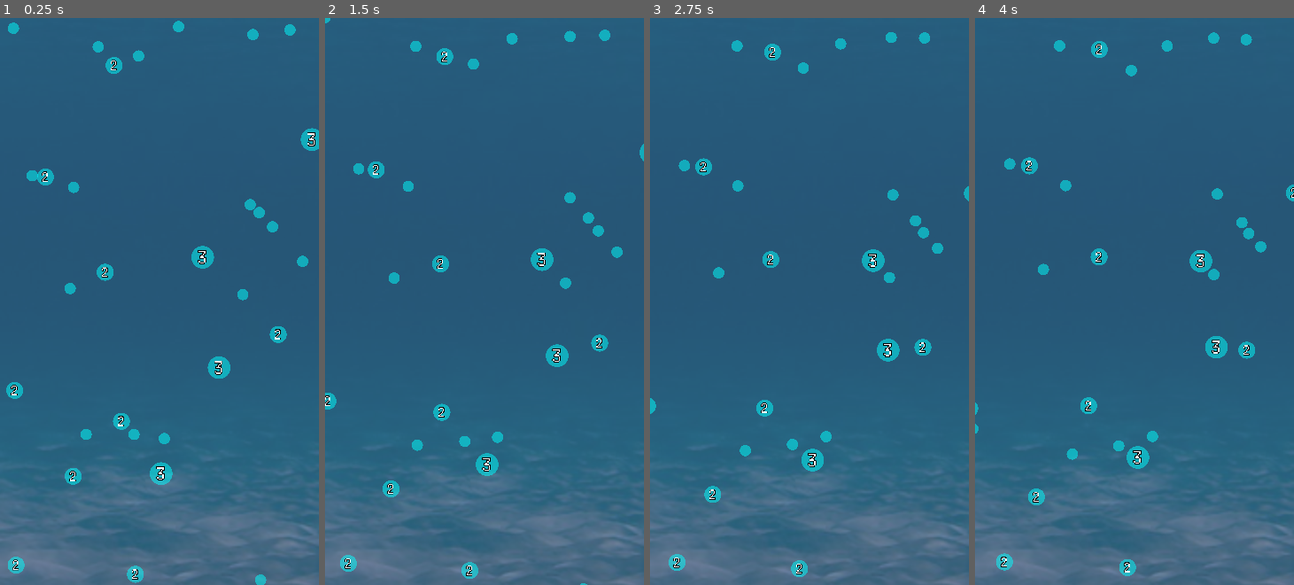
Above: before the commit, frames 1-4 (left to right).
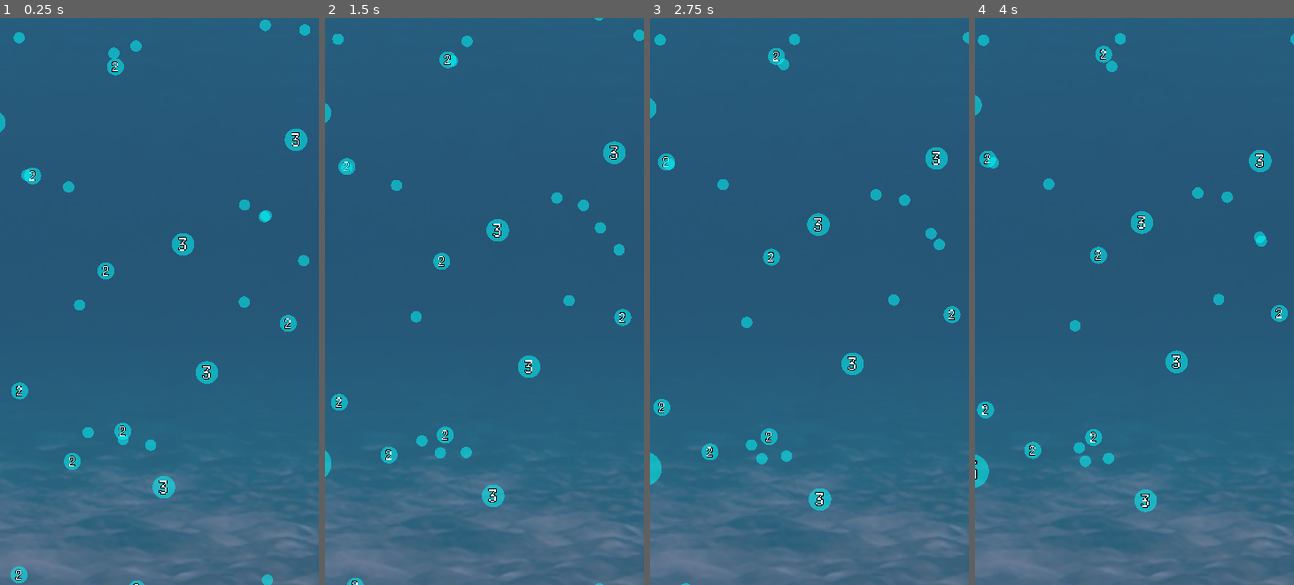
Above: after the commit, the same moments.

Repository: kamikoloss/sharking
Game: Godot game, scene res://scenes/server.tscn
Same seed, same stepped clock (60 frames per second), same inputs: the game is played once before the commit and once after it. This scene is started directly instead of the project's main scene.
Inputs:
- Up to frame 1 (0.25 s): no input
- Up to frame 2 (1.5 s): no input
- Up to frame 3 (2.75 s): no input
- Up to frame 4 (4 s): no input

The runs differ from the first frame. In frame 1, 4.4% of the frame differs, in the area x 0-100%, y 0-100%; in frame 2, 4.9%; in frame 3, 5.0%; in frame 4, 5.1%, in the area x 0-100%, y 2-99%.

Commit message:
通信 (wip)

Diff:
--- a/scenes/hero.tscn
+++ b/scenes/hero.tscn
@@ -12,10 +12,11 @@
 [sub_resource type="CircleShape2D" id="CircleShape2D_lxfer"]
 radius = 40.0
 
-[node name="Hero" type="Area2D" node_paths=PackedStringArray("_camera", "_sprite", "_exp_label", "_health_label", "_health_bar", "_arrow", "_arrow_square", "_arrow_square_ct", "_arrow_square_bg")]
+[node name="Hero" type="Area2D" node_paths=PackedStringArray("_camera", "_sprite", "_control", "_exp_label", "_health_label", "_health_bar", "_arrow", "_arrow_square", "_arrow_square_ct", "_arrow_square_bg")]
 script = ExtResource("1_ifnkb")
 _camera = NodePath("Camera2D")
 _sprite = NodePath("Sprite2D")
+_control = NodePath("Control")
 _exp_label = NodePath("Control/Exp")
 _health_label = NodePath("Control/Health")
 _health_bar = NodePath("Control/HealthBar")
--- a/scripts/client.gd
+++ b/scripts/client.gd
@@ -93,7 +93,7 @@
 			pass
 		# 他プレイヤーが切断したとき
 		Message.MessageType.OTHER_PLAYER_DISCONNECTED:
-			_level.despawn_hero(message["pid"])
+			_level.despawn_hero(message["pid"]) # 死んだときと同じ
 		# Hero が生成されたとき
 		Message.MessageType.HERO_SPAWNED:
 			_level.spawn_hero(message["pid"])
@@ -101,22 +101,22 @@
 		# Hero が移動開始したとき
 		Message.MessageType.HERO_MOVE_STARTED:
 			_level.update_hero(message["pid"], message["exp"], message["hlt"], message["pos"])
-			var other_hero = _level.heros_on_level[message["pid"]]
-			other_hero.charge = message["chr"]
-			other_hero.move(message["dest"], 0.5, message["dur"])
+			_level.move_hero(message["pid"], message["chr"], message["dest"], message["dur"])
 		# Hero が移動終了したとき
 		Message.MessageType.HERO_MOVE_STOPPED:
 			_level.update_hero(message["pid"], message["exp"], message["hlt"], message["pos"])
-		# Hero がダメージを受けたとき (死んだときも含む)
+			for exp_id in message["expids"]:
+				_level.despawn_exp(exp_id)
+		# Hero がダメージを受けたとき
 		Message.MessageType.HERO_DAMAGED:
-			pass
+			_level.update_hero(message["pid"], message["exp"], message["hlt"], message["pos"])
+		# Hero が死んだとき
+		Message.MessageType.HERO_DIED:
+			_level.despawn_hero(message["pid"])
 		# EXP が生成されたとき
 		Message.MessageType.EXP_SPAWNED:
 			for exp in message["exps"]:
 				_level.spawn_exp(exp["id"], exp["pt"], exp["pos"])
-		# EXP が破壊されたとき
-		Message.MessageType.EXP_DESPAWNED:
-			pass
 
 
 func _on_center_button_down() -> void:
@@ -125,7 +125,7 @@
 			_connect_to_server()
 		GameMode.LOBBY:
 			# TODO: スポーン位置選択
-			_spawn_main_hero()
+			_spawn_hero()
 		GameMode.GAME:
 			if _main_hero:
 				_main_hero.enter_charge()
@@ -142,14 +142,14 @@
 	# Debug
 	if OS.has_feature("debug_hero"):
 		if _main_hero:
-			_main_hero.change_hero_texture(Hero.HeroTextureType.Other)
+			_main_hero.change_hero_texture(Hero.HeroTextureType.OTHER)
 
 
 func _on_right_button_down() -> void:
 	# Debug
 	if OS.has_feature("debug_hero"):
 		if _main_hero:
-			_main_hero.change_hero_texture(Hero.HeroTextureType.Bot)
+			_main_hero.change_hero_texture(Hero.HeroTextureType.BOT)
 
 
 func _connect_to_server() -> void:
@@ -165,8 +165,8 @@
 	_ws_client.send(message)
 
 
-func _spawn_main_hero() -> void:
-	# Peer ID を持っていない (接続できていない場合)
+func _spawn_hero() -> void:
+	# Peer ID を持っていない場合 (接続できていない場合)
 	if _peer_id < 0 and not OS.has_feature("debug_hero"):
 		print("[Client] failed to spawn main hero.")
 		return
@@ -181,11 +181,12 @@
 	hero_instance.exp_point = 0
 	hero_instance.position = Vector2.ZERO # TODO
 	add_child(hero_instance)
+
 	_main_hero = hero_instance
-
 	_main_hero.move_started.connect(_on_hero_move_started)
 	_main_hero.move_stopped.connect(_on_hero_move_stopped)
 	_main_hero.damaged.connect(_on_hero_damaged)
+	_main_hero.died.connect(_on_hero_died)
 
 	var msg = {
 		# 基本
@@ -201,23 +202,19 @@
 	_game_mode = GameMode.GAME
 
 
-func _despawn_main_hero() -> void:
-	pass
-
-
 func _on_hero_move_started(charge: float, dest_position: Vector2, move_duration: float) -> void:
 	var msg = {
 		# 基本
 		"type": Message.MessageType.HERO_MOVE_STARTED,
 		"pid": _peer_id,
-		# 移動
+		# Hero
+		"exp": _main_hero.exp_point,
+		"hlt": _main_hero.health_point,
+		"pos": _main_hero.position,
+		# 移動開始
 		"chr": charge,
 		"dest": dest_position,
 		"dur": move_duration,
-		# Hero
-		"exp": _main_hero.exp_point,
-		"hlt": _main_hero.health_point,
-		"pos": _main_hero.position,
 	}
 	_send_message(msg)
 
@@ -228,10 +225,11 @@
 		"type": Message.MessageType.HERO_MOVE_STOPPED,
 		"pid": _peer_id,
 		# Hero
+		"exp": _main_hero.exp_point,
+		"hlt": _main_hero.health_point,
+		"pos": _main_hero.position,
+		# 移動終了
 		"expids": _main_hero.got_exp_ids,
-		"exp": _main_hero.exp_point,
-		"hlt": _main_hero.health_point,
-		"pos": _main_hero.position,
 	}
 	_send_message(msg)
 
@@ -248,9 +246,20 @@
 	}
 	_send_message(msg)
 
-	# 死んだ場合: LOBBY に戻る
-	if _main_hero.health_point <= 0:
-		_game_mode = GameMode.LOBBY
+
+func _on_hero_died() -> void:
+	var msg = {
+		# 基本
+		"type": Message.MessageType.HERO_DAMAGED,
+		"pid": _peer_id,
+		# Hero
+		"exp": _main_hero.exp_point,
+		"hlt": _main_hero.health_point,
+		"pos": _main_hero.position,
+	}
+	_send_message(msg)
+
+	_game_mode = GameMode.LOBBY
 
 
 # Debug
--- a/scripts/exp.gd
+++ b/scripts/exp.gd
@@ -34,7 +34,7 @@
 	_start_move()
 
 
-# 自身を (見た目上) 破壊する
+# 自身を破壊する
 func destroy() -> void:
 	_label.visible = false
 
@@ -49,10 +49,11 @@
 func _on_area_entered(area: Area2D) -> void:
 	# Hero
 	if area is Hero:
-		# Client の場合: 破壊する
-		# Server の場合: 破壊しない (Client から受信したデータを元に Level が手動で破壊する)
-		if area.is_client:
+		# Client/Local の場合: 破壊する
+		if area.is_client and area.is_local:
 			destroy()
+		# Server の場合: 破壊しない
+		# Client から受信したデータを元に Level が手動で破壊する
 
 
 # 自身の見た目を決定する
@@ -66,12 +67,10 @@
 		_label.visible = false
 
 
+# 移動を開始する
 func _start_move() -> void:
+	var dest_position = self.position + Vector2(randf_range(-40.0, 40.0), randf_range(-40.0, 40.0))
 	var tween = _move_tween
 	tween.set_ease(Tween.EASE_OUT).set_trans(Tween.TRANS_CIRC)
-	tween.tween_property(self, "position", _get_random_position(), randf_range(4.0, 8.0))
-	tween.finished.connect(_start_move)
-
-func _get_random_position() -> Vector2:
-	var diff = Vector2(randf_range(-40.0, 40.0), randf_range(-40.0, 40.0))
-	return self.position + diff
+	tween.tween_property(self, "position", dest_position, randf_range(4.0, 8.0))
+	tween.finished.connect(_start_move) # 座標を相対的に算出するので最初からやり直す
--- a/scripts/hero.gd
+++ b/scripts/hero.gd
@@ -8,6 +8,8 @@
 signal move_stopped
 # ()
 signal damaged
+# ()
+signal died
 
 
 # 移動状態
@@ -37,7 +39,7 @@
 		move_state = value
 		print("[Hero %s] move state changed. %s -> %s" % [id, MoveState.keys()[from], MoveState.keys()[value]])
 
-var id: int = -1
+var id: int = -1 # Peer ID が与えられる
 var is_client: bool = false # Client 上の Hero かどうか (<--> Server)
 var is_local: bool = false # 実行マシン上で操作している Hero かどうか (<--> Remote)
 var is_bot: bool = false # bot かどうか
@@ -57,6 +59,8 @@
 
 @export var _camera: Camera2D
 @export var _sprite: Sprite2D
+
+@export var _control: Control
 @export var _exp_label: Label
 @export var _health_label: Label
 @export var _health_bar: TextureProgressBar
@@ -84,11 +88,11 @@
 	area_entered.connect(_on_area_entered)
 
 	if is_local:
-		change_hero_texture(HeroTextureType.Main)
+		change_hero_texture(HeroTextureType.MAIN)
 	elif is_bot:
-		change_hero_texture(HeroTextureType.Bot)
+		change_hero_texture(HeroTextureType.BOT)
 	else:
-		change_hero_texture(HeroTextureType.Other)
+		change_hero_texture(HeroTextureType.OTHER)
 
 	_exp_label.text = str(exp_point)
 	_health_label.text = str(health_point)
@@ -109,7 +113,6 @@
 
 # 移動のタメを開始する
 func enter_charge() -> void:
-	# Server/Remote: 何もしない
 	if not is_client or not is_local:
 		return
 	if move_state != MoveState.WAITING:
@@ -135,7 +138,6 @@
 
 # 移動のタメを終了する
 func exit_charge() -> void:
-	# Server/Remote: 何もしない
 	if not is_client or not is_local:
 		return
 	if move_state != MoveState.CHARGING:
@@ -171,7 +173,6 @@
 
 # 移動する
 func move(dest_position: Vector2, before_duration: float, move_duration: float) -> void:
-	# Server: 何もしない
 	if not is_client:
 		return
 	if move_state == MoveState.MOVING:
@@ -199,46 +200,56 @@
 	tween_move.finished.connect(_on_move_finished)
 
 func _on_move_finished() -> void:
+	move_stopped.emit()
 	move_state = MoveState.WAITING
 	got_exp_ids = []
 	charge = 0.0
-	move_stopped.emit()
 
 
 # ダメージを受ける
 func damage(point: int) -> void:
+	damaged.emit()
 	health_point -= point
-	damaged.emit()
-
-	var tween_damage = _get_tween(TweenType.DAMAGE)
+
 	# 死んだとき
 	if health_point <= 0:
-		tween_damage.set_parallel(true)
-		tween_damage.set_ease(Tween.EASE_OUT).set_trans(Tween.TRANS_QUINT)
-		tween_damage.tween_property(_sprite, "rotation_degrees", 1440, 3.0)
-		tween_damage.tween_property(_sprite, "self_modulate", Color.BLUE, 1.0)
-		tween_damage.tween_property(_sprite, "scale", Vector2.ZERO, 3.0)
-	# ダメージを受けたとき
-	else:
-		_sprite.self_modulate = Color.RED
-		tween_damage.set_ease(Tween.EASE_OUT).set_trans(Tween.TRANS_QUINT)
-		tween_damage.tween_property(_sprite, "self_modulate", Color.WHITE, 1.0)
+		die()
+		return
+
+	# まだ生きているとき
+	var tween = _get_tween(TweenType.DAMAGE)
+	_sprite.self_modulate = Color.RED
+	tween.set_ease(Tween.EASE_OUT).set_trans(Tween.TRANS_QUINT)
+	tween.tween_property(_sprite, "self_modulate", Color.WHITE, 1.0)
+
+
+# 死ぬ
+func die() -> void:
+	died.emit()
+	_control.visible = false
+
+	var tween = _get_tween(TweenType.DAMAGE)
+	tween.set_parallel(true)
+	tween.set_ease(Tween.EASE_OUT).set_trans(Tween.TRANS_QUINT)
+	tween.tween_property(_sprite, "rotation_degrees", 1080, 3.0)
+	tween.tween_property(_sprite, "self_modulate", Color.BLUE, 2.0)
+	tween.tween_property(_sprite, "scale", Vector2.ZERO, 3.0)
+	tween.finished.connect(func(v): queue_free())
 
 
 # Hero の見た目を変更する
-enum HeroTextureType { Main, Other, Bot }
+enum HeroTextureType { MAIN, OTHER, BOT }
 func change_hero_texture(type: HeroTextureType) -> void:
 	match type:
-		HeroTextureType.Main:
+		HeroTextureType.MAIN:
 			_sprite.texture = _texture_hero_main
-		HeroTextureType.Other:
+		HeroTextureType.OTHER:
 			_sprite.texture = _texture_hero_other
-		HeroTextureType.Bot:
+		HeroTextureType.BOT:
 			_sprite.texture = _texture_hero_bot
 
 
 func _on_area_entered(area: Area2D) -> void:
-	# Server: 何もしない
 	if not is_client:
 		return
 
@@ -250,7 +261,7 @@
 	# Hero
 	if area is Hero:
 		# 自分が移動中の場合: (ダメージを与えて) 元の位置に戻る
-		if move_state == MoveState.MOVING:
+		if move_state == MoveState.MOVING and 0 < area.health_point:
 			move_state = MoveState.WAITING # いったん初期状態に戻す
 			move(_move_start_position, 0.5, 1.0)
 		# 相手が移動中の場合: ダメージを受ける
--- a/scripts/level.gd
+++ b/scripts/level.gd
@@ -51,7 +51,6 @@
 
 # EXP を生成する
 func spawn_exp(id: int, point: int, pos: Vector2) -> void:
-	# Level 上に存在する場合: 何もしない
 	if exps_on_level.has(id):
 		return
 
@@ -69,23 +68,23 @@
 	exps_on_level[exp_instance.id] = exp_instance
 
 	if not is_client:
-		#print("(Level/spawn_exp) _exp_point_sum: %s" % [_exp_point_sum])
+		print("(Level/spawn_exp) _exp_point_sum: %s" % [_exp_point_sum])
 		pass
 
 
 # EXP を破壊する
 func despawn_exp(id: int) -> void:
-	# Level 上に存在しない場合: 何もしない
 	if not exps_on_level.has(id):
 		return
 
-	_exp_point_sum -= exps_on_level[id].point
+	if not is_client:
+		_exp_point_sum -= exps_on_level[id].point
+
 	exps_on_level[id].destroy()
 	exps_on_level.erase(id)
 
 	if not is_client:
-		#print("(Level/despawn_exp) _exp_point_sum: %s" % [_exp_point_sum])
-		pass
+		print("(Level/despawn_exp) _exp_point_sum: %s" % [_exp_point_sum])
 
 
 # Hero を生成する
@@ -94,7 +93,7 @@
 	var hero_instance = _hero_scene.instantiate()
 	hero_instance.id = pid
 	hero_instance.is_client = is_client
-	hero_instance.is_local = false # Local Hero は Client の _spawn_main_hero で生成する
+	hero_instance.is_local = false # Local Hero は Client の _spawn_hero で生成する
 	hero_instance.exp_point = 0
 
 	_heros_parent_node.add_child(hero_instance)
@@ -103,17 +102,15 @@
 
 # Hero を破壊する
 func despawn_hero(pid: int) -> void:
-	# Level 上に存在しない場合: 何もしない
 	if not heros_on_level.has(pid):
 		return
 
-	heros_on_level[pid].queue_free()
+	heros_on_level[pid].die()
 	heros_on_level.erase(pid)
 
 
 # Hero の情報を更新する
 func update_hero(pid: int, exp: int, health: int, pos: Vector2) -> void:
-	# Level 上に存在しない場合: 何もしない
 	if not heros_on_level.has(pid):
 		return
 
@@ -122,6 +119,15 @@
 	heros_on_level[pid].position = pos
 
 
+# Hero を移動させる
+func move_hero(pid: int, charge: float, dest: Vector2, duration: float) -> void:
+	if not heros_on_level.has(pid):
+		return
+
+	heros_on_level[pid].charge = charge
+	heros_on_level[pid].move(dest, 0.5, duration)
+
+
 # Level 内のランダムな座標を取得する
 func _get_random_position() -> Vector2:
 	var x = _rng.randi_range(_level_size * -1, _level_size)
--- a/scripts/message.gd
+++ b/scripts/message.gd
@@ -11,8 +11,8 @@
 	HERO_MOVE_STARTED,
 	HERO_MOVE_STOPPED,
 	HERO_DAMAGED,
+	HERO_DIED,
 	EXP_SPAWNED,
-	EXP_DESPAWNED,
 }
 
 
@@ -22,4 +22,5 @@
 	MessageType.HERO_MOVE_STARTED,
 	MessageType.HERO_MOVE_STOPPED,
 	MessageType.HERO_DAMAGED,
+	MessageType.HERO_DIED,
 ]
--- a/scripts/server.gd
+++ b/scripts/server.gd
@@ -34,11 +34,11 @@
 func _on_web_socket_server_client_connected(peer_id: int) -> void:
 	print("[Server] New peer connected. ID: ", peer_id)
 
-	# 新しく接続した Peer に現在の状況を共有する
+	# 接続した Peer に現在の状況を共有する
 	var exps_data = []
+	var heros_data = []
 	for exp in _level.exps_on_level.values():
 		exps_data.append({ "id": exp.id, "pt": exp.point, "pos": exp.position })
-	var heros_data = []
 	for hero in _level.heros_on_level.values():
 		heros_data.append({ "id": hero.id, "exp": hero.exp_point, "hlt": hero.health_point, "pos": hero.position })
 	var msg_pc = {
@@ -49,7 +49,7 @@
 	}
 	_send_message_to_peer(msg_pc, peer_id)
 
-	# 接続済みの Peer に新しく接続した Peer を共有する
+	# 接続中の Peer に接続した Peer を共有する
 	var msg_opc = {
 		"type": Message.MessageType.OTHER_PLAYER_CONNECTED,
 		"pid": peer_id,
@@ -58,6 +58,7 @@
 
 
 func _on_web_socket_server_client_disconnected(peer_id: int) -> void:
+	# 接続中の Peer に切断した Peer を共有する
 	print("[Server] Peer disconnected. ID: ", peer_id)
 	var msg = {
 		"type": Message.MessageType.OTHER_PLAYER_DISCONNECTED,
@@ -71,22 +72,28 @@
 
 func _on_web_socket_server_message_received(peer_id: int, message: Variant) -> void:
 	print("[Server] Message received from client. ID: %d, Message: %s" % [peer_id, message])
-	var message_type = message["type"] as Message.MessageType
 
 	# 送信者以外のすべての Peer に共有する
-	if message_type in Message.THROUGH_MESSAGE_TYPES:
+	if message["type"] in Message.THROUGH_MESSAGE_TYPES:
 		_send_message_to_peers(message, peer_id)
 
-	# Server 上の EXP 情報を更新する
-	if message_type == Message.MessageType.HERO_MOVE_STOPPED:
-		for exp_id in message["expids"]:
-			_level.despawn_exp(exp_id)
-	# Server 上の Hero 情報を更新する
-	if message_type == Message.MessageType.HERO_SPAWNED:
-		_level.spawn_hero(message["pid"])
-		_level.update_hero(message["pid"], message["exp"], message["hlt"], message["pos"])
-	else:
-		_level.update_hero(message["pid"], message["exp"], message["hlt"], message["pos"])
+	# Server 上の情報を更新する
+	match message:
+		# Hero が生成されたとき
+		Message.MessageType.HERO_SPAWNED:
+			_level.spawn_hero(message["pid"])
+			_level.update_hero(message["pid"], message["exp"], message["hlt"], message["pos"])
+		# Hero が移動終了したとき
+		Message.MessageType.HERO_MOVE_STOPPED:
+			_level.update_hero(message["pid"], message["exp"], message["hlt"], message["pos"])
+			for exp_id in message["expids"]:
+				_level.despawn_exp(exp_id)
+		# Hero がダメージを受けたとき
+		Message.MessageType.HERO_DAMAGED:
+			_level.update_hero(message["pid"], message["exp"], message["hlt"], message["pos"])
+		# Hero が死んだとき
+		Message.MessageType.HERO_DIED:
+			_level.despawn_hero(message["pid"])
 
 
 func _parse_args() -> void:
